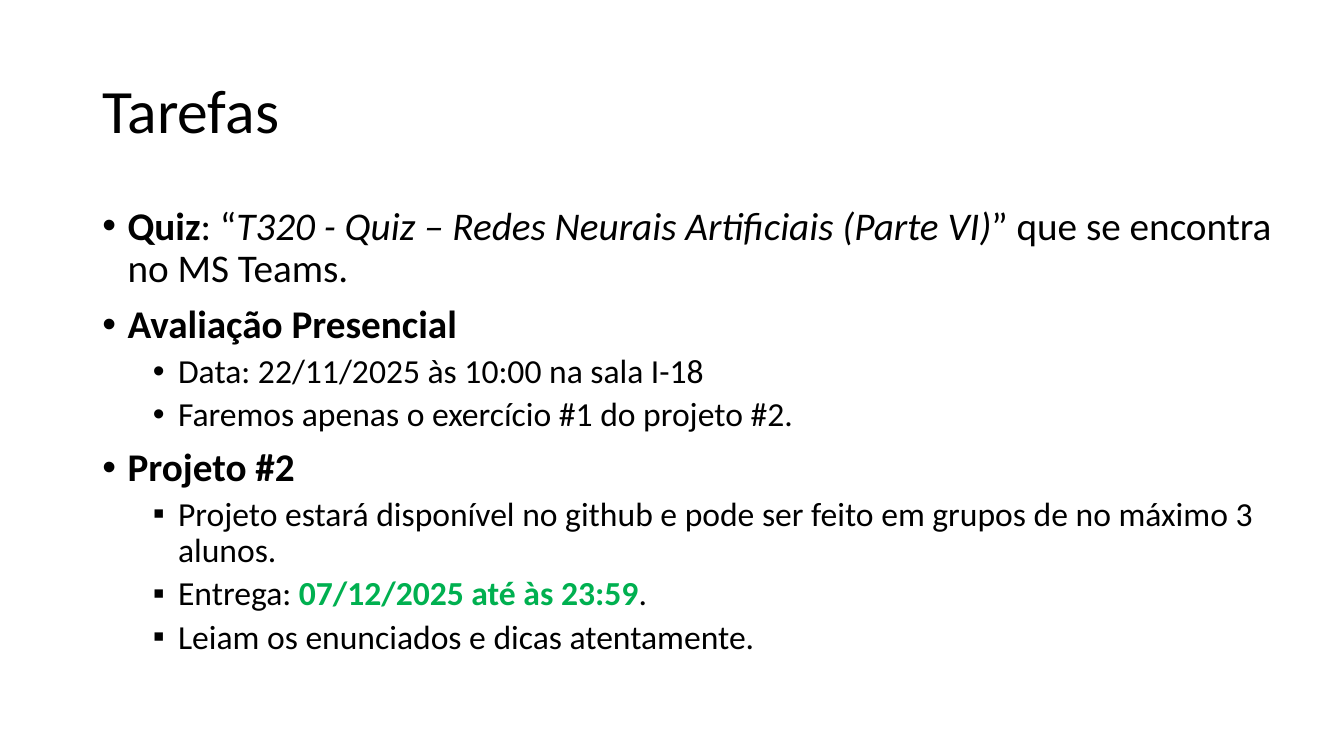
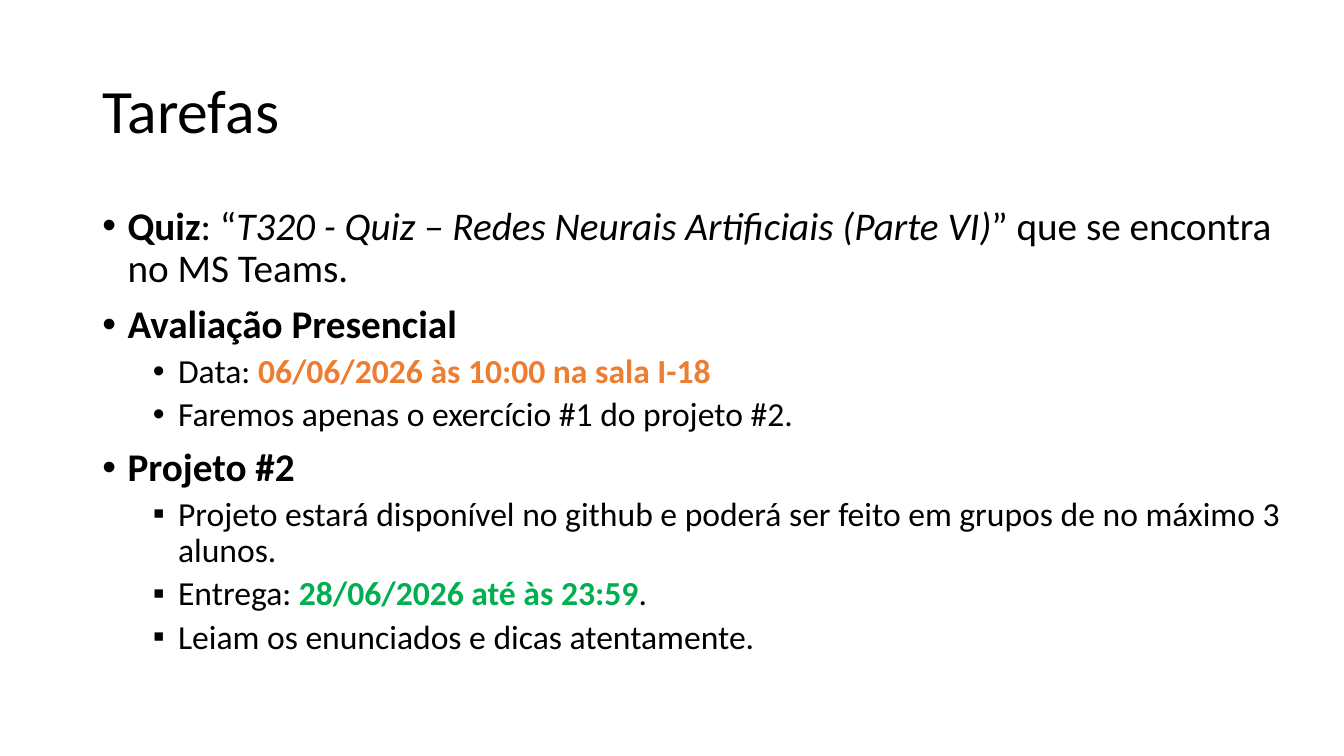
Before and after one commit to zz4fap/t320_aprendizado_de_maquina, a slide deck: slide 39 of slides/T320_Redes_Neurais_Artificiais (Parte III).pptx. Drawn at 1344x756 pixels with LibreOffice and Linux fonts; fonts in the diff are those of the drawing. Boxes give left, top, right and bottom in pixels: in the first picture for what was removed or moved away, otherwise in the second. Text is boxed around its words. In the diff, an @@ line names an element or a change of style, - is before the commit and + after.

Commit message:
update of slides

```diff
--- a/slides/T320_Redes_Neurais_Artificiais (Parte III).pptx
+++ b/slides/T320_Redes_Neurais_Artificiais (Parte III).pptx
@@ text at bbox=[178, 359, 710, 385]: text changed; text colour #000000 to #ED7D31; bold on @@
-  • Data: 22/11/2025 às 10:00 na sala I-18
+  • Data: 06/06/2026 às 10:00 na sala I-18
@@ text at bbox=[178, 502, 1280, 611]: text changed @@
-  ▪ Projeto estará disponível no github e pode ser feito em grupos de no máximo 3 alunos.
-  ▪ Entrega: 07/12/2025 até às 23:59.
+  ▪ Projeto estará disponível no github e poderá ser feito em grupos de no máximo 3 alunos.
+  ▪ Entrega: 28/06/2026 até às 23:59.
```
Also in this commit, not shown: 1 other slide changed, 1 other file.
